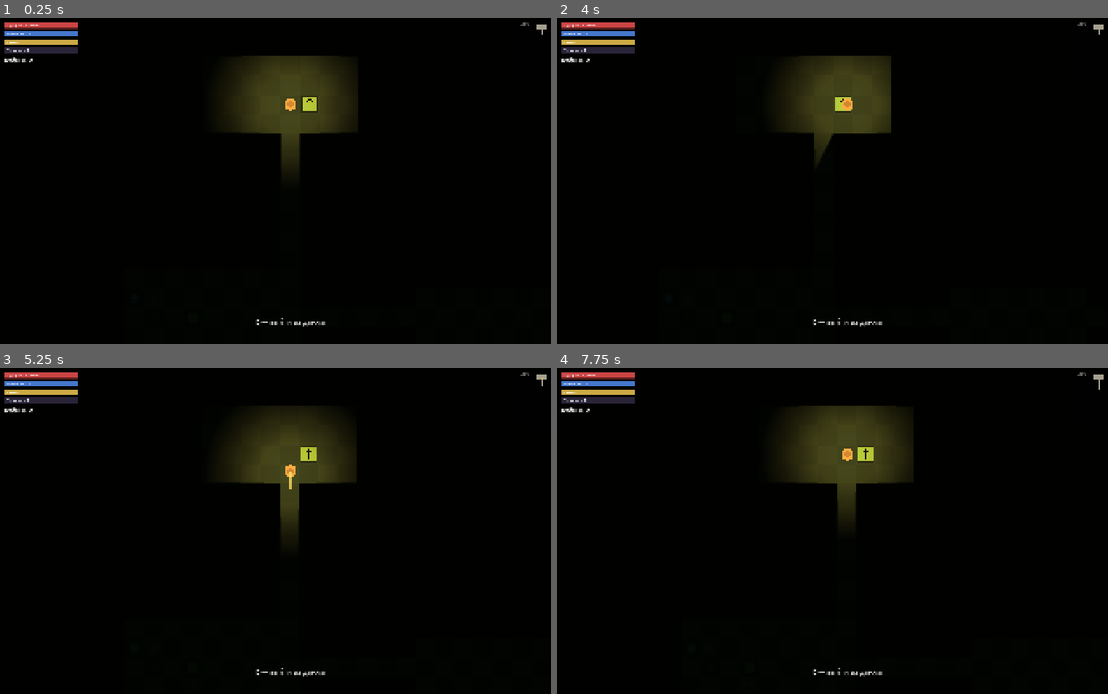
Above: before the commit, frames 1-4 (two rows, left to right).
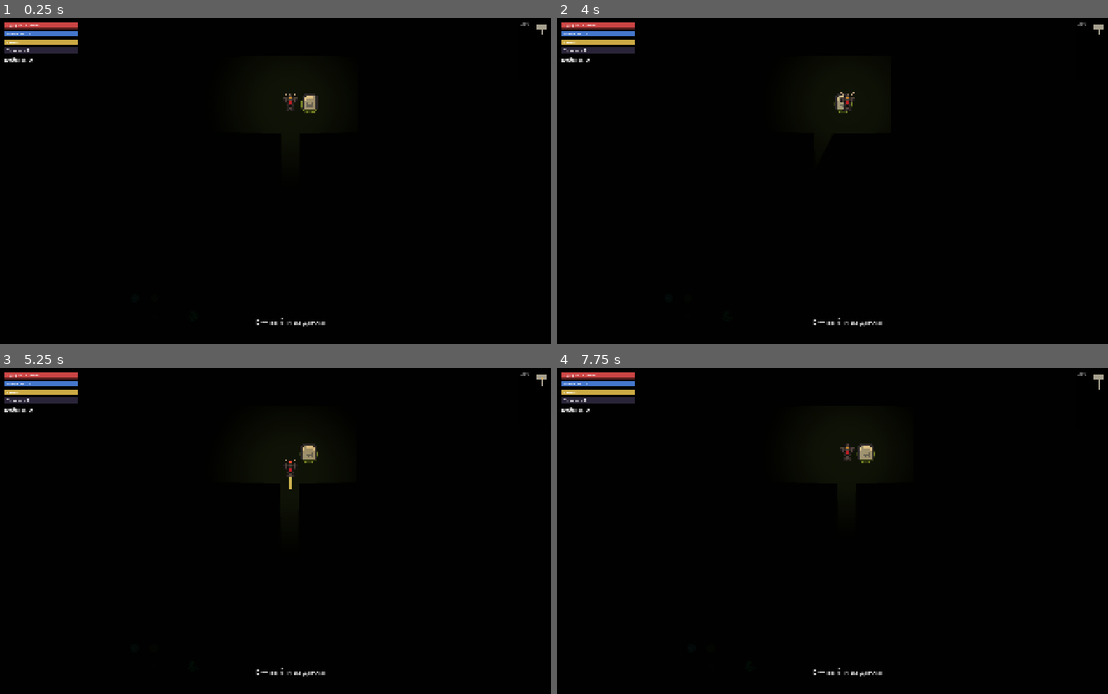
Above: after the commit, the same moments.

Repository: SDVGames-Studio/pepel-i-mana
Game: Godot game, scene res://scenes/dungeon.tscn
The game is run twice, just before and just after one commit, with the same random seed, the same clock (stepped at 60 frames per second) and the same inputs. This scene is started directly instead of the project's main scene.
Inputs (mouse positions are in pixels of both pictures, inside the frame that each line leads up to):
- Up to frame 1 (0.25 s): no input
- Up to frame 2 (4 s): tap Enter at 0.5, 2.75 s; move the mouse to (975, 164) at 0.52 s; hold D (move_right) 0.53-1.25 s; tap Space (dash) at 0.6, 2, 3.5 s; click (975, 164) at 0.67 s; drag from (733, 197) to (628, 298) at 1.27 s; move the mouse to (904, 109) at 2.02 s; hold D (move_right) 2.03-2.75 s; tap P at 2.1 s; drag from (815, 246) to (672, 132) at 2.77 s; move the mouse to (1019, 229) at 3.52 s; hold A (move_left) from 3.53 s (still down); tap U at 3.6 s
- Up to frame 3 (5.25 s): release A (move_left) at 4.25 s; drag from (115, 482) to (132, 648) at 4.27 s; tap Enter at 5 s; move the mouse to (319, 531) at 5.02 s; hold S (move_down) from 5.03 s (still down); tap 1 at 5.1 s; click (319, 531) at 5.17 s
- Up to frame 4 (7.75 s): release S (move_down) at 5.75 s; drag from (760, 449) to (733, 547) at 5.77 s; tap Space (dash) at 6.5 s; move the mouse to (975, 514) at 6.52 s; hold W (move_up) 6.53-7.25 s; tap 3 at 6.6 s; drag from (733, 547) to (689, 648) at 7.27 s

The runs differ from the first frame. In frame 1, 4.9% of the frame differs, in the area x 41-64%, y 11-45%; in frame 2, 4.3%; in frame 3, 4.3%; in frame 4, 4.9%.

Commit message:
M9: спрайты данжа — Kenney Tiny Dungeon (тайлы биомов, враги, лут, сундуки, шипы, выход), герой 32x32, бобинг/флип/вспышка; assets.gd кэш ссылок k:/img:/b:; спрайты в JSON; инструменты tools/ (контрольные листы, prepare_atlas)

Diff:
--- a/data/dungeon.json
+++ b/data/dungeon.json
@@ -41,6 +41,12 @@
 		"enemy_drop_chance": 1.0,
 		"rune_per_chest": 1
 	},
+	"sprites": {
+		"mana": "k:116",
+		"spikes": "k:41",
+		"mine": "k:129",
+		"dart": "k:103"
+	},
 	"biome_weights": { "ruins": 40, "mutant_forest": 25, "crystal_caves": 20, "ash_wastes": 15 },
 	"biomes": {
 		"ruins": {
@@ -49,6 +55,8 @@
 			"wall_color": "#241f1d",
 			"bg_color": "#141110",
 			"exit_color": "#d8c27a",
+			"floor_sprite": "k:28",
+			"wall_sprite": "k:40",
 			"ambient": "#090910",
 			"loot_bonus": 0,
 			"pollution_on_visit": 0.0,
@@ -60,6 +68,8 @@
 			"wall_color": "#1c2a18",
 			"bg_color": "#0d140b",
 			"exit_color": "#9fd45a",
+			"floor_sprite": "k:28",
+			"wall_sprite": "k:40",
 			"ambient": "#070d07",
 			"enemy_weights": { "mutant": 40, "brute": 25, "spitter": 20, "rat": 15 },
 			"loot_bonus": 1,
@@ -72,6 +82,8 @@
 			"wall_color": "#1a2b33",
 			"bg_color": "#0b1418",
 			"exit_color": "#4dd0e1",
+			"floor_sprite": "k:28",
+			"wall_sprite": "k:40",
 			"ambient": "#081014",
 			"enemy_weights": { "crawler": 40, "wisp": 25, "shardling": 25 },
 			"loot_bonus": 1,
@@ -84,6 +96,8 @@
 			"wall_color": "#2b2220",
 			"bg_color": "#120d0c",
 			"exit_color": "#ff8a65",
+			"floor_sprite": "k:28",
+			"wall_sprite": "k:40",
 			"ambient": "#0d0806",
 			"enemy_weights": { "ash_hound": 35, "dust_stalker": 30, "cinder": 30 },
 			"loot_bonus": 2,
--- a/data/enemies.json
+++ b/data/enemies.json
@@ -10,6 +10,7 @@
 		"attack_cooldown": 1.0,
 		"radius": 8,
 		"color": "#8d6e63",
+		"sprite": "k:123",
 		"weak_school": "wild",
 		"drop_chance": 0.25,
 		"mana_chance": 0.3,
@@ -26,6 +27,7 @@
 		"attack_cooldown": 1.2,
 		"radius": 9,
 		"color": "#bdbdbd",
+		"sprite": "k:121",
 		"weak_school": "light",
 		"drop_chance": 0.4,
 		"mana_chance": 0.35,
@@ -42,6 +44,7 @@
 		"attack_cooldown": 1.8,
 		"radius": 13,
 		"color": "#5d4037",
+		"sprite": "k:102",
 		"weak_school": "nature",
 		"drop_chance": 0.7,
 		"mana_chance": 0.5,
@@ -58,6 +61,7 @@
 		"attack_cooldown": 1.1,
 		"radius": 9,
 		"color": "#7e57c2",
+		"sprite": "k:84",
 		"magic_immune": true,
 		"drop_chance": 0.5,
 		"mana_chance": 0.2,
@@ -74,6 +78,7 @@
 		"attack_cooldown": 1.0,
 		"radius": 9,
 		"color": "#7cb342",
+		"sprite": "k:108",
 		"weak_school": "forbidden",
 		"drop_chance": 0.35,
 		"mana_chance": 0.3,
@@ -90,6 +95,7 @@
 		"attack_cooldown": 1.8,
 		"radius": 13,
 		"color": "#33691e",
+		"sprite": "k:109",
 		"weak_school": "forbidden",
 		"drop_chance": 0.7,
 		"mana_chance": 0.5,
@@ -106,6 +112,7 @@
 		"attack_cooldown": 1.6,
 		"radius": 8,
 		"color": "#9e9d24",
+		"sprite": "k:110",
 		"weak_school": "forbidden",
 		"drop_chance": 0.4,
 		"mana_chance": 0.4,
@@ -122,6 +129,7 @@
 		"attack_cooldown": 0.8,
 		"radius": 8,
 		"color": "#4dd0e1",
+		"sprite": "k:122",
 		"weak_school": "light",
 		"drop_chance": 0.35,
 		"mana_chance": 0.45,
@@ -138,6 +146,7 @@
 		"attack_cooldown": 1.5,
 		"radius": 7,
 		"color": "#b39ddb",
+		"sprite": "k:128",
 		"weak_school": "nature",
 		"drop_chance": 0.45,
 		"mana_chance": 0.6,
@@ -154,6 +163,7 @@
 		"attack_cooldown": 1.4,
 		"radius": 10,
 		"color": "#26c6da",
+		"sprite": "k:130",
 		"weak_school": "wild",
 		"drop_chance": 0.5,
 		"mana_chance": 0.5,
@@ -170,6 +180,7 @@
 		"attack_cooldown": 0.9,
 		"radius": 9,
 		"color": "#a1887f",
+		"sprite": "k:124",
 		"weak_school": "nature",
 		"drop_chance": 0.4,
 		"mana_chance": 0.3,
@@ -186,6 +197,7 @@
 		"attack_cooldown": 1.0,
 		"radius": 9,
 		"color": "#8d8d8d",
+		"sprite": "k:111",
 		"weak_school": "light",
 		"drop_chance": 0.45,
 		"mana_chance": 0.35,
@@ -202,6 +214,7 @@
 		"attack_cooldown": 1.7,
 		"radius": 9,
 		"color": "#ff7043",
+		"sprite": "k:127",
 		"weak_school": "forbidden",
 		"drop_chance": 0.5,
 		"mana_chance": 0.4,
@@ -219,6 +232,7 @@
 		"attack_cooldown": 1.6,
 		"radius": 16,
 		"color": "#eceff1",
+		"sprite": "k:97",
 		"weak_school": "wild",
 		"drop_chance": 1.0,
 		"mana_chance": 1.0,
@@ -236,6 +250,7 @@
 		"attack_cooldown": 1.8,
 		"radius": 18,
 		"color": "#558b2f",
+		"sprite": "k:120",
 		"weak_school": "forbidden",
 		"drop_chance": 1.0,
 		"mana_chance": 1.0,
@@ -253,6 +268,7 @@
 		"attack_cooldown": 2.0,
 		"radius": 20,
 		"color": "#00acc1",
+		"sprite": "k:102",
 		"weak_school": "nature",
 		"drop_chance": 1.0,
 		"mana_chance": 1.0,
@@ -270,6 +286,7 @@
 		"attack_cooldown": 1.8,
 		"radius": 17,
 		"color": "#bf360c",
+		"sprite": "k:109",
 		"weak_school": "light",
 		"drop_chance": 1.0,
 		"mana_chance": 1.0,
--- a/data/loot.json
+++ b/data/loot.json
@@ -6,30 +6,30 @@
 		{ "id": "legendary", "loc": "rarity.legendary", "color": "#ffb300", "weight": 3 }
 	],
 	"items": [
-		{ "id": "ash_shard", "loc": "item.ash_shard", "rarity": "common", "value": 1 },
-		{ "id": "rusty_sword", "loc": "item.rusty_sword", "rarity": "common", "value": 2 },
-		{ "id": "stone_chip", "loc": "item.stone_chip", "rarity": "common", "value": 1 },
-		{ "id": "mana_thread", "loc": "item.mana_thread", "rarity": "uncommon", "value": 4 },
-		{ "id": "old_shield", "loc": "item.old_shield", "rarity": "uncommon", "value": 5 },
-		{ "id": "glass_orb", "loc": "item.glass_orb", "rarity": "uncommon", "value": 4 },
-		{ "id": "rune_sparks", "loc": "item.rune_sparks", "rarity": "rare", "value": 12 },
-		{ "id": "rune_storm", "loc": "item.rune_storm", "rarity": "uncommon", "value": 6 },
-		{ "id": "rune_frost", "loc": "item.rune_frost", "rarity": "uncommon", "value": 6 },
-		{ "id": "rune_stone", "loc": "item.rune_stone", "rarity": "uncommon", "value": 6 },
-		{ "id": "rune_growth", "loc": "item.rune_growth", "rarity": "rare", "value": 12 },
-		{ "id": "rune_light", "loc": "item.rune_light", "rarity": "rare", "value": 12 },
-		{ "id": "rune_shadow", "loc": "item.rune_shadow", "rarity": "rare", "value": 12 },
-		{ "id": "rune_chaos", "loc": "item.rune_chaos", "rarity": "rare", "value": 12 },
-		{ "id": "rune_ash", "loc": "item.rune_ash", "rarity": "uncommon", "value": 6 },
-		{ "id": "rune_blood", "loc": "item.rune_blood", "rarity": "rare", "value": 12 },
-		{ "id": "rune_echo", "loc": "item.rune_echo", "rarity": "uncommon", "value": 6 },
-		{ "id": "rune_thorn", "loc": "item.rune_thorn", "rarity": "uncommon", "value": 6 },
-		{ "id": "rune_sun", "loc": "item.rune_sun", "rarity": "rare", "value": 12 },
-		{ "id": "rune_void", "loc": "item.rune_void", "rarity": "rare", "value": 14 },
-		{ "id": "rune_core", "loc": "item.rune_core", "rarity": "rare", "value": 14 },
-		{ "id": "echo_crystal", "loc": "item.echo_crystal", "rarity": "rare", "value": 15 },
-		{ "id": "heart_of_ruins", "loc": "item.heart_of_ruins", "rarity": "legendary", "value": 40 },
-		{ "id": "boss_trophy", "loc": "item.boss_trophy", "rarity": "legendary", "value": 60 }
+		{ "id": "ash_shard", "sprite": "k:102", "loc": "item.ash_shard", "rarity": "common", "value": 1 },
+		{ "id": "rusty_sword", "sprite": "k:103", "loc": "item.rusty_sword", "rarity": "common", "value": 2 },
+		{ "id": "stone_chip", "sprite": "k:102", "loc": "item.stone_chip", "rarity": "common", "value": 1 },
+		{ "id": "mana_thread", "sprite": "k:130", "loc": "item.mana_thread", "rarity": "uncommon", "value": 4 },
+		{ "id": "old_shield", "sprite": "k:89", "loc": "item.old_shield", "rarity": "uncommon", "value": 5 },
+		{ "id": "glass_orb", "sprite": "k:116", "loc": "item.glass_orb", "rarity": "uncommon", "value": 4 },
+		{ "id": "rune_sparks", "sprite": "k:129", "loc": "item.rune_sparks", "rarity": "rare", "value": 12 },
+		{ "id": "rune_storm", "sprite": "k:128", "loc": "item.rune_storm", "rarity": "uncommon", "value": 6 },
+		{ "id": "rune_frost", "sprite": "k:128", "loc": "item.rune_frost", "rarity": "uncommon", "value": 6 },
+		{ "id": "rune_stone", "sprite": "k:126", "loc": "item.rune_stone", "rarity": "uncommon", "value": 6 },
+		{ "id": "rune_growth", "sprite": "k:126", "loc": "item.rune_growth", "rarity": "rare", "value": 12 },
+		{ "id": "rune_light", "sprite": "k:125", "loc": "item.rune_light", "rarity": "rare", "value": 12 },
+		{ "id": "rune_shadow", "sprite": "k:129", "loc": "item.rune_shadow", "rarity": "rare", "value": 12 },
+		{ "id": "rune_chaos", "sprite": "k:129", "loc": "item.rune_chaos", "rarity": "rare", "value": 12 },
+		{ "id": "rune_ash", "sprite": "k:127", "loc": "item.rune_ash", "rarity": "uncommon", "value": 6 },
+		{ "id": "rune_blood", "sprite": "k:127", "loc": "item.rune_blood", "rarity": "rare", "value": 12 },
+		{ "id": "rune_echo", "sprite": "k:125", "loc": "item.rune_echo", "rarity": "uncommon", "value": 6 },
+		{ "id": "rune_thorn", "sprite": "k:126", "loc": "item.rune_thorn", "rarity": "uncommon", "value": 6 },
+		{ "id": "rune_sun", "sprite": "k:125", "loc": "item.rune_sun", "rarity": "rare", "value": 12 },
+		{ "id": "rune_void", "sprite": "k:129", "loc": "item.rune_void", "rarity": "rare", "value": 14 },
+		{ "id": "rune_core", "sprite": "k:129", "loc": "item.rune_core", "rarity": "rare", "value": 14 },
+		{ "id": "echo_crystal", "sprite": "k:116", "loc": "item.echo_crystal", "rarity": "rare", "value": 15 },
+		{ "id": "heart_of_ruins", "sprite": "k:92", "loc": "item.heart_of_ruins", "rarity": "legendary", "value": 40 },
+		{ "id": "boss_trophy", "sprite": "k:106", "loc": "item.boss_trophy", "rarity": "legendary", "value": 60 }
 	],
 	"boss_guaranteed": ["boss_trophy", "echo_crystal"],
 	"chest_items_min": 1,
--- /dev/null
+++ b/scripts/assets.gd
@@ -0,0 +1,80 @@
+class_name Assets
+extends Object
+## Спрайты и текстуры (M9). Единый кэш: атлас Kenney Tiny Dungeon (16×16,
+## сетка 12×11) + отдельные PNG в assets/sprites/. Ссылка на спрайт — строка:
+##   "k:<индекс>"   — тайл атласа Kenney (индекс = ряд * 12 + колонка),
+##   "img:<имя>"    — файл assets/sprites/<имя>.png (img:knight — герой),
+##   "b:<id>"       — здание assets/sprites/buildings/<id>.png (генератор).
+## Индексы подобраны по контрольному листу tools/spritemap.png.
+
+const ATLAS := "res://assets/sprites/kenney.png"
+const ATLAS_SPRITES := "res://assets/sprites/kenney_sprites.png"
+const ATLAS_COLS := 12
+const ATLAS_TS := 16
+const SPRITE_FROM := 60  # тайлы 60+ — существа/предметы, фон вырезан (prepare_atlas.py)
+
+static var _cache: Dictionary = {}
+
+
+static func tex(path: String) -> Texture2D:
+	if not _cache.has(path):
+		var t: Texture2D = load(path)
+		_cache[path] = t
+	return _cache[path]
+
+
+## Текстура по ссылке "k:N" / "img:имя" / "b:id". Пустая строка — null.
+static func sprite(ref: String) -> Texture2D:
+	if ref == "":
+		return null
+	if ref.begins_with("k:"):
+		return kenney(int(ref.substr(2)))
+	if ref.begins_with("img:"):
+		return tex("res://assets/sprites/%s.png" % ref.substr(4))
+	if ref.begins_with("b:"):
+		return tex("res://assets/sprites/buildings/%s.png" % ref.substr(2))
+	return null
+
+
+## Тайл атласа Kenney как AtlasTexture (кэш по индексу). 0–59 — тайлы среды,
+## 60+ — существа/предметы с прозрачным фоном (копия kenney_sprites.png).
+static func kenney(idx: int) -> Texture2D:
+	var key := "k:%d" % idx
+	if not _cache.has(key):
+		var base := tex(ATLAS_SPRITES if idx >= SPRITE_FROM else ATLAS)
+		if base == null:
+			_cache[key] = null
+			return null
+		var at := AtlasTexture.new()
+		at.atlas = base
+		@warning_ignore("integer_division")
+		at.region = Rect2((idx % ATLAS_COLS) * ATLAS_TS, (idx / ATLAS_COLS) * ATLAS_TS, ATLAS_TS, ATLAS_TS)
+		_cache[key] = at
+	return _cache[key]
+
+
+## Нарисовать спрайт в _draw() канваса: центр pos, высота size_px.
+## flip — отражение по горизонтали, tint — modulate-цвет.
+static func draw_ref(canvas: CanvasItem, ref: String, pos: Vector2, size_px: float,
+		flip := false, tint := Color.WHITE) -> void:
+	var t := sprite(ref)
+	if t == null:
+		return
+	var src := Rect2(Vector2.ZERO, t.get_size())
+	if t is AtlasTexture:
+		src = (t as AtlasTexture).region
+	var s := size_px / float(t.get_height())
+	var w := t.get_width() * s
+	var dst := Rect2(pos - Vector2(w, size_px) * 0.5, Vector2(w, size_px))
+	if flip:
+		dst.size.x = -dst.size.x
+	canvas.draw_texture_rect_region(t, dst, src, tint)
+
+
+## Размер по высоте (ширина с пропорциями) — для расчёта прямоугольников.
+static func ref_size(ref: String, size_px: float) -> Vector2:
+	var t := sprite(ref)
+	if t == null:
+		return Vector2(size_px, size_px)
+	var s := size_px / float(t.get_height())
+	return Vector2(t.get_width() * s, size_px)
--- a/scripts/chest.gd
+++ b/scripts/chest.gd
@@ -1,12 +1,24 @@
 extends Node2D
-## Сундук (M1): прототип — цветной прямоугольник; открытие через сцену данжа (E рядом).
+const Assets := preload("res://scripts/assets.gd")
+## Сундук (M1): спрайт Kenney (M9), при открытии — крышка сдвигается (бобинг-приём).
+## Открытие через сцену данжа (E рядом).
 
 var open := false
+var _sprite: Sprite2D = null
+
+
+func _ready() -> void:
+	_sprite = Sprite2D.new()
+	var tex: Texture2D = Assets.sprite("k:90")
+	_sprite.texture = tex
+	_sprite.scale = Vector2.ONE * (30.0 / 16.0)
+	_sprite.position = Vector2(0, -5)
+	add_child(_sprite)
 
 
 func _draw() -> void:
-	var body_color := Color("#4a3626") if open else Color("#7a5230")
-	draw_rect(Rect2(-10, -9, 20, 18), body_color)
-	draw_rect(Rect2(-10, -9, 20, 18), Color(0, 0, 0, 0.35), false, 1.5)
-	if not open:
-		draw_rect(Rect2(-10, -2, 20, 4), Color("#c9a227"))
+	if open and _sprite != null:
+		# «открыто»: спрайт серого сундука приподнят и пригашен
+		_sprite.texture = Assets.sprite("k:91")
+		_sprite.position.y = -9.0
+		_sprite.modulate = Color(0.85, 0.8, 0.7)
--- a/scripts/dungeon_view.gd
+++ b/scripts/dungeon_view.gd
@@ -1,6 +1,7 @@
 extends Node2D
-## Отрисовка тайлов данжа (M1): цветные тайлы биома «руины».
-## Пиксель-арт-спрайты приходят на этапе M8.
+const Assets := preload("res://scripts/assets.gd")
+## Отрисовка тайлов данжа (M1→M9): спрайты Kenney Tiny Dungeon 16×16 (×2),
+## подкрашенные цветами биома. Спрайты статичны — перерисовка один раз на забег.
 
 var gen: Object = null
 var ts := 32
@@ -17,12 +18,23 @@
 func _draw() -> void:
 	if gen == null:
 		return
-	draw_rect(Rect2(0, 0, gen.w * ts, gen.h * ts), Color(String(biome["wall_color"])))
+	var wall_col := Color(String(biome["wall_color"]))
+	draw_rect(Rect2(0, 0, gen.w * ts, gen.h * ts), Color(String(biome["bg_color"])))
+	var floor_ref := String(biome.get("floor_sprite", ""))
+	var wall_ref := String(biome.get("wall_sprite", ""))
 	var floor_color := Color(String(biome["floor_color"]))
 	var floor_color_alt := floor_color.darkened(0.07)
 	for y in gen.h:
 		for x in gen.w:
-			if gen.grid[y][x] != gen.TILE_FLOOR:
-				continue
-			var c := floor_color if (x + y) % 2 == 0 else floor_color_alt
-			draw_rect(Rect2(x * ts, y * ts, ts, ts), c)
+			var tile: int = gen.grid[y][x]
+			var pos := Vector2(x, y) * ts
+			if tile == gen.TILE_FLOOR:
+				if floor_ref == "":
+					draw_rect(Rect2(pos, Vector2(ts, ts)),
+							floor_color if (x + y) % 2 == 0 else floor_color_alt)
+					continue
+				Assets.draw_ref(self, floor_ref, pos + Vector2(ts, ts) * 0.5, float(ts),
+						false, floor_color if (x + y) % 2 == 0 else floor_color_alt)
+			else:
+				draw_rect(Rect2(pos, Vector2(ts, ts)), wall_col.darkened(0.25))
+				Assets.draw_ref(self, wall_ref, pos + Vector2(ts, ts) * 0.5, float(ts), false, wall_col)
--- a/scripts/enemy.gd
+++ b/scripts/enemy.gd
@@ -1,4 +1,5 @@
 extends CharacterBody2D
+const Assets := preload("res://scripts/assets.gd")
 ## Враг данжа (M1): преследует героя в радиусе агро, бьёт в упор по кулдауну.
 ## M3: магические уязвимости (weak_school — урон школы ×2), антимаги immune
 ## (magic_immune — магия не действует), стан от корней.
@@ -15,6 +16,9 @@
 var _hit_flash := 0.0
 var _slow_left := 0.0      # маяк света (M7): враг ползёт медленнее
 var _slow_mult := 1.0
+var _sprite: Sprite2D = null
+var _base_tint := Color.WHITE
+var _bob_time := 0.0
 
 
 ## Вызвать до add_child: строка из data/enemies.json.
@@ -41,6 +45,7 @@
 func slow_for(seconds: float, mult: float) -> void:
 	_slow_left = seconds
 	_slow_mult = mult
+	queue_redraw()
 
 
 func _ready() -> void:
@@ -53,13 +58,31 @@
 	circle.radius = float(p["radius"])
 	shape.shape = circle
 	add_child(shape)
+	# спрайт врага (M9): ссылка из data/enemies.json, лёгкая подкраска цветом врага
+	_sprite = Sprite2D.new()
+	var tex: Texture2D = Assets.sprite(String(p.get("sprite", "")))
+	if tex != null:
+		var h := float(p["radius"]) * 2.8
+		_sprite.texture = tex
+		_sprite.scale = Vector2.ONE * (h / float(tex.get_height()))
+		_sprite.position = Vector2(0, -h * 0.12)
+		var col := Color(String(p["color"]))
+		_base_tint = Color.WHITE.lerp(col, 0.25)
+		_sprite.modulate = _base_tint
+	add_child(_sprite)
 	queue_redraw()
 
 
 func _physics_process(delta: float) -> void:
 	_hit_flash = maxf(0.0, _hit_flash - delta)
-	if _hit_flash <= 0.0 and stun_left <= 0.0:
-		queue_redraw()
+	# вспышка урона (M9): спрайт светлеет и гаснет без перерисовки _draw
+	if _sprite != null:
+		var k := clampf(_hit_flash / 0.2, 0.0, 1.0)
+		_sprite.modulate = _base_tint.lerp(Color(3, 3, 3), k * 0.8)
+		_bob_time += delta * (10.0 if velocity.length() > 5.0 else 2.5)
+		_sprite.position.y = -float(p["radius"]) * 0.34 - absf(sin(_bob_time)) * (1.4 if velocity.length() > 5.0 else 0.6)
+		if absf(velocity.x) > 1.0:
+			_sprite.flip_h = velocity.x < 0.0
 	if stun_left > 0.0:
 		stun_left = maxf(0.0, stun_left - delta)
 		velocity = Vector2.ZERO
@@ -71,7 +94,10 @@
 		velocity = Vector2.ZERO
 		return
 	_attack_timer = maxf(0.0, _attack_timer - delta)
+	var was_slow := _slow_left > 0.0
 	_slow_left = maxf(0.0, _slow_left - delta)
+	if was_slow and _slow_left <= 0.0:
+		queue_redraw()
 	var to_hero: Vector2 = hero.global_position - global_position
 	var dist: float = to_hero.length()
 	if dist <= float(p["attack_range"]) + float(hero.p["radius"]):
@@ -107,9 +133,7 @@
 
 
 func _draw() -> void:
-	var base := Color(String(p["color"]))
-	var col := base.lightened(0.5) if _hit_flash > 0.0 else base
-	draw_circle(Vector2.ZERO, float(p["radius"]), col)
+	# тело врага — спрайт (M9); здесь только hp-бар и статусные дуги
 	if hp < int(p["hp"]):
 		var frac := clampf(float(hp) / float(p["hp"]), 0.0, 1.0)
 		var bar_y := -float(p["radius"]) - 8.0
--- a/scripts/exit_marker.gd
+++ b/scripts/exit_marker.gd
@@ -1,13 +1,22 @@
 extends Node2D
-## Лестница-выход из данжа (M1): стоит у точки входа, выход доступен всегда.
+const Assets := preload("res://scripts/assets.gd")
+## Лестница-выход из данжа (M1): спрайт-лестница Kenney (M9) с лёгким свечением.
+## Выход доступен всегда.
 
 var marker_color := Color("#d8c27a")
 
 
+func _ready() -> void:
+	var sprite := Sprite2D.new()
+	var tex: Texture2D = Assets.sprite("k:65")
+	sprite.texture = tex
+	sprite.scale = Vector2.ONE * (30.0 / 16.0)
+	sprite.position = Vector2(0, -4)
+	add_child(sprite)
+
+
 func _draw() -> void:
-	draw_rect(Rect2(-14, -14, 28, 28), Color(0, 0, 0, 0.35))
-	draw_rect(Rect2(-12, -12, 24, 24), marker_color)
-	draw_line(Vector2(0, 8), Vector2(0, -8), Color(0.1, 0.08, 0.06), 2.0)
-	draw_polyline(
-		PackedVector2Array([Vector2(-5, -3), Vector2(0, -8), Vector2(5, -3)]),
-		Color(0.1, 0.08, 0.06), 2.0)
+	# тёплое пятно под лестницей — выход видно в темноте
+	var pulse := 0.7 + 0.3 * sin(Time.get_ticks_msec() / 400.0)
+	draw_circle(Vector2.ZERO, 15.0, Color(marker_color.r, marker_color.g, marker_color.b, 0.12 + 0.08 * pulse))
+	draw_arc(Vector2.ZERO, 14.0, 0.0, TAU, 20, Color(marker_color.r, marker_color.g, marker_color.b, 0.5 * pulse), 1.5)
--- a/scripts/hero.gd
+++ b/scripts/hero.gd
@@ -1,4 +1,5 @@
 extends CharacterBody2D
+const Assets := preload("res://scripts/assets.gd")
 ## Герой (M1): движение WASD/стрелки, уворот-отпрыг на Space,
 ## удар ближнего боя ЛКМ в сторону курсора. Примитивы вместо спрайтов — арт в M8.
 
@@ -24,6 +25,8 @@
 var _spell_cd := {}               # id заклинания -> остаток кулдауна, сек
 var _lantern: PointLight2D = null
 var _flicker_time := 0.0
+var _sprite: Sprite2D = null      # спрайт воина 32×32 (M9)
+var _bob_time := 0.0              # фаза бобинга ходьбы / дыхания в покое
 var _sk: Dictionary = {}          # постоянные бонусы дерева навыков (M7)
 var _temp_dmg_left := 0.0         # временное усиление (заклинание «Перегрузка», M7)
 var _temp_dmg := 0
@@ -95,6 +98,14 @@
 	circle.radius = float(p["radius"])
 	shape.shape = circle
 	add_child(shape)
+	# спрайт воина (M9): высота ~3.2 радиуса, ноги чуть ниже центра коллизии
+	_sprite = Sprite2D.new()
+	var hero_tex: Texture2D = Assets.sprite("img:knight")
+	_sprite.texture = hero_tex
+	var h := float(p["radius"]) * 3.2
+	_sprite.scale = Vector2.ONE * (h / float(hero_tex.get_height()))
+	_sprite.position = Vector2(0, -h * 0.15)
+	add_child(_sprite)
 	var cam := Camera2D.new()
 	cam.name = "Camera"
 	cam.zoom = Vector2(2, 2)
@@ -148,6 +159,14 @@
 	if dead:
 		return
 	_flicker_time += delta
+	# бобинг (M9): частый в движении, медленный «дыхание» в покое
+	var moving := velocity.length() > 5.0
+	_bob_time += delta * (11.0 if moving else 2.2)
+	if _sprite != null:
+		var amp := 1.6 if moving else 0.5
+		_sprite.position.y = -float(p["radius"]) * 0.48 - absf(sin(_bob_time)) * amp
+		if absf(facing.x) > 0.05:
+			_sprite.flip_h = facing.x < 0.0
 	if _lantern != null:
 		# дыхание факела: лёгкое неровное мерцание яркости
 		_lantern.energy = LANTERN_ENERGY * (0.94
@@ -308,9 +327,7 @@
 
 
 func _draw() -> void:
-	draw_circle(Vector2.ZERO, float(p["radius"]), Color("#e0b060"))
-	draw_circle(Vector2.ZERO, float(p["radius"]) * 0.5, Color("#b5884a"))
-	# короткий взмах сразу после удара
+	# тело героя — спрайт воина (M9); здесь только боевые индикаторы
 	if _attack_cd > float(p["attack_cooldown"]) - 0.15:
 		draw_line(Vector2.ZERO, facing * float(p["attack_range"]), Color(1.0, 0.9, 0.6, 0.8), 3.0)
 	if _invuln > 0.0:
--- a/scripts/pickup.gd
+++ b/scripts/pickup.gd
@@ -1,4 +1,5 @@
 extends Area2D
+const Assets := preload("res://scripts/assets.gd")
 ## Подбираемый объект (M1): кристалл маны или выпавший предмет.
 ## Подбор автоматический при касании героя.
 
@@ -6,11 +7,15 @@
 
 var kind := "mana"    # "mana" | "item"
 var item_id := ""
+var sprite_ref := ""  # ссылка Kenney "k:N" (M9) — задаётся при создании
+var _sprite: Sprite2D = null
+var _bob := 0.0
 
 
-func setup(new_kind: String, new_item_id: String) -> void:
+func setup(new_kind: String, new_item_id: String, new_sprite := "") -> void:
 	kind = new_kind
 	item_id = new_item_id
+	sprite_ref = new_sprite
 
 
 func _ready() -> void:
@@ -22,6 +27,14 @@
 	shape.shape = circle
 	add_child(shape)
 	body_entered.connect(_on_body_entered)
+	if sprite_ref != "":
+		var tex: Texture2D = Assets.sprite(sprite_ref)
+		if tex != null:
+			_sprite = Sprite2D.new()
+			_sprite.texture = tex
+			_sprite.scale = Vector2.ONE * (22.0 / 16.0)
+			_sprite.position = Vector2(0, -6)
+			add_child(_sprite)
 	queue_redraw()
 
 
@@ -32,7 +45,16 @@
 	queue_free()
 
 
+func _process(delta: float) -> void:
+	# бобинг лута (M9): предмет слегка парит
+	if _sprite != null:
+		_bob += delta * 3.0
+		_sprite.position.y = -6.0 - sin(_bob) * 2.0
+
+
 func _draw() -> void:
+	if _sprite != null:
+		return  # тело — спрайт
 	if kind == "mana":
 		draw_circle(Vector2.ZERO, 7.0, Color("#5aa0ff"))
 		draw_circle(Vector2.ZERO, 3.0, Color("#a8ccff"))
--- a/scripts/trap.gd
+++ b/scripts/trap.gd
@@ -1,4 +1,5 @@
 extends Node2D
+const Assets := preload("res://scripts/assets.gd")
 ## Ловушка данжа (M7): шипы, дарты, руна-мина. Параметры — из data/dungeon.json.
 ## Шипы: периодическая активация, жгут героя на тайле. Дарты: выстрел по герою
 ## в прямой видимости. Руна-мина: невидимая, взрывается при подходе — бьёт и
@@ -118,13 +119,9 @@
 			var period := float(cfg.get("period", 1.2))
 			var active := float(cfg.get("active_fraction", 0.45))
 			var out := _phase > period * active
-			if out:
-				for i in 4:
-					var a := TAU * float(i) / 4.0 + 0.4
-					var tip := Vector2.from_angle(a) * 10.0
-					draw_line(tip * 0.4, tip, Color(0.75, 0.75, 0.78, 0.9), 2.0)
-			else:
-				draw_circle(Vector2.ZERO, 3.0, Color(0.5, 0.48, 0.45, 0.4))
+			# спрайт зубчатой плиты (M9): вышедшие шипы — ярко, спрятанные — призрак
+			Assets.draw_ref(self, "k:41", Vector2.ZERO, 26.0, false,
+					Color(1, 1, 1, 0.95) if out else Color(0.75, 0.75, 0.8, 0.28))
 		"darts":
 			draw_circle(Vector2.ZERO, 5.0, Color(0.45, 0.4, 0.35, 0.9))
 			draw_arc(Vector2.ZERO, 6.0, 0.0, TAU, 12, Color(0.8, 0.7, 0.4, 0.5), 1.5)
Binary file added: assets/sprites/buildings/altar.png
Not shown, added: assets/sprites/buildings/altar.png.import
Binary file added: assets/sprites/buildings/armory.png
Not shown, added: assets/sprites/buildings/armory.png.import
Binary file added: assets/sprites/buildings/farm.png
Not shown, added: assets/sprites/buildings/farm.png.import
Binary file added: assets/sprites/buildings/forge.png
Not shown, added: assets/sprites/buildings/forge.png.import
Binary file added: assets/sprites/buildings/garden.png
Not shown, added: assets/sprites/buildings/garden.png.import
Binary file added: assets/sprites/buildings/gate.png
Not shown, added: assets/sprites/buildings/gate.png.import
(and 57 more such lines)
